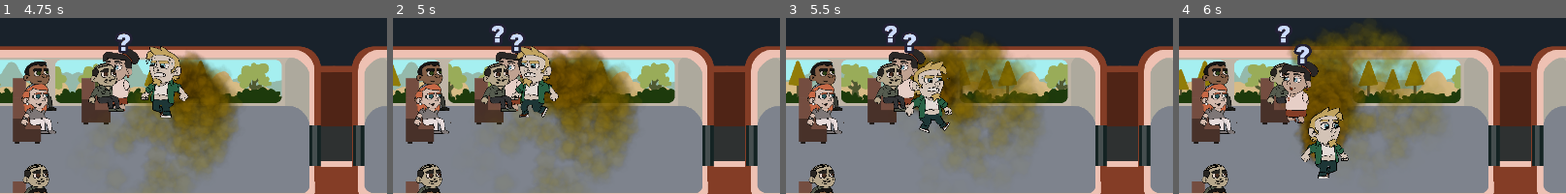
Above: before the commit, frames 1-4 (left to right).
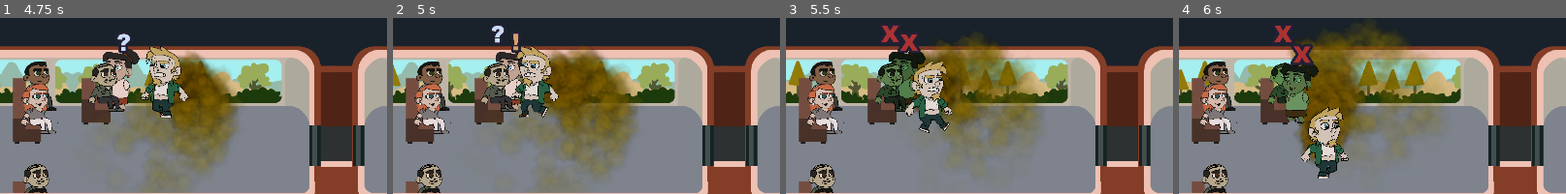
Above: after the commit, the same moments.

Repository: caiotava/Fart-Ninja
Game: Godot game, scene res://main.tscn
Two runs of this game, one before a commit and one after it. Both use one fixed random seed, a clock stepped at 60 frames per second and the inputs below. Sound files missing from this copy of the repository are replaced by a short silence.
Inputs:
- Up to frame 1 (4.75 s): tap Enter at 0.5 s; hold Right (player_right) 0.53-1.28 s; hold Space (keep) 0.53-1.28 s; hold Down (player_down) 1.28-2.03 s; tap Space (keep) at 1.35, 2.85, 4.35 s; hold Right (player_right) 2.03-2.78 s; hold Space (keep) 2.03-2.78 s; hold Up (player_up) 2.78-3.53 s; hold Space (keep) 3.53-4.28 s; hold Left (player_left) from 3.53 s (still down)
- Up to frame 2 (5 s): keep holding Left (player_left)
- Up to frame 3 (5.5 s): release Left (player_left) at 5.03 s; hold Down (player_down) from 5.03 s (still down); hold Space (keep) from 5.03 s (still down)
- Up to frame 4 (6 s): release Down (player_down) at 5.78 s; release Space (keep) at 5.78 s; hold Right (player_right) from 5.78 s (still down); tap Space (keep) at 5.85 s
The pictures show only the part of the screen within x 25-75%, y 19-68%; the shares and areas given below are measured in that part.

Frame 1 is identical in both runs. In frame 2, 0.2% of the frame differs, in the area x 30-34%, y 8-21%; in frame 3, 3.0%, in the area x 22-36%, y 4-54%; in frame 4, 2.8%.

Commit message:
feat: add passengers alert timer

Diff:
--- a/passengers/passenger.gd
+++ b/passengers/passenger.gd
@@ -16,15 +16,14 @@
 @export var pause_time_limit : float = 1.5
 @export var pause_likelihood : float = 0.1
 @export var can_stand_up : bool = false
-@export var stand_up_time : float = 1.5
-@export var game_over_time: float = 2.0
 @export var inverte_flip: bool = false
 
 @export_group("Alert Timers")
 @export var alert_question_time: float = 1.2
 @export var alert_exclamation_time: float = 1.3
-@export var alert_angry_time: float = 1.5
 @export var alert_gameover_time: float = 2
+@export var game_over_time: float = 2.0
+@export var stand_up_time : float = 1.5
 
 @onready var navigation_agent: NavigationAgent2D = $NavigationAgent2D
 @onready var animation_sprite: AnimatedSprite2D = $AnimatedSprite2D
@@ -59,6 +58,8 @@
 	timer_walking.wait_time = pause_time_limit
 	timer_stand_up.wait_time = stand_up_time
 	timer_game_over.wait_time = game_over_time
+	timer_alert_question.wait_time = alert_question_time
+	timer_alert_exclamation.wait_time = alert_exclamation_time
 
 	# Make sure to not await during _ready.
 	call_deferred("actor_setup")
--- a/passengers/passenger.tscn
+++ b/passengers/passenger.tscn
@@ -36,6 +36,9 @@
 scale = Vector2(0.28, 0.28)
 platform_floor_layers = 4294967040
 script = ExtResource("1_nd8ur")
+alert_question_time = 0.3
+alert_exclamation_time = 0.3
+alert_gameover_time = 0.5
 
 [node name="AnimatedSprite2D" type="AnimatedSprite2D" parent="."]
 position = Vector2(21.4286, -378.571)
--- a/train/carriage_base.tscn
+++ b/train/carriage_base.tscn
@@ -24,13 +24,13 @@
 [sub_resource type="NavigationPolygon" id="NavigationPolygon_gub6n"]
 vertices = PackedVector2Array(406, 791, 406, 1009, 262, 1005, 258, 314, 382, 446, 543, 446, 541, 310, 1852, 317, 1847, 1031, 562, 789, 382, 312, 566, 1002)
 polygons = Array[PackedInt32Array]([PackedInt32Array(0, 1, 2, 3, 4), PackedInt32Array(5, 6, 7, 8, 9), PackedInt32Array(3, 10, 4), PackedInt32Array(0, 4, 5, 9), PackedInt32Array(9, 8, 11)])
-outlines = Array[PackedVector2Array]([PackedVector2Array(277, 500, 314, 455, 368, 458, 375, 588, 474, 590, 469, 448, 633, 449, 633, 590, 738, 590, 1628, 457, 1691, 502, 1693, 998, 542, 994, 519, 760, 411, 760, 418, 996, 266, 1003, 274.539, 612.549, 275.034, 589.898)])
+outlines = Array[PackedVector2Array]([PackedVector2Array(277, 500, 314, 455, 368, 458, 375, 588, 474, 590, 469, 448, 633, 449, 633, 590, 738, 590, 1628, 457, 1691, 502, 1693, 998, 542, 994, 519, 760, 411, 760, 418, 996, 266, 1003)])
 source_geometry_group_name = &"navigation_polygon_source_group"
 
 [sub_resource type="RectangleShape2D" id="RectangleShape2D_lffp5"]
 size = Vector2(127.75, 152.5)
 
-[node name="Carriage" type="Node2D"]
+[node name="Carriage2" type="Node2D"]
 y_sort_enabled = true
 position = Vector2(-88, 0)
 script = ExtResource("1_yo87l")
--- a/train/carriages/carriage-01.tscn
+++ b/train/carriages/carriage-01.tscn
@@ -37,167 +37,39 @@
 
 [node name="Passenger" parent="Passengers" index="0" instance=ExtResource("3_nl3fb")]
 position = Vector2(1580, 510)
-movement_speed = 200.0
-movement_target_position = Vector2(60, 180)
-is_paused = false
-pause_time_limit = 1.5
-pause_likelihood = 0.1
-can_stand_up = false
-stand_up_time = 1.5
-game_over_time = 2.0
-inverte_flip = false
-alert_question_time = 1.2
-alert_exclamation_time = 1.3
-alert_angry_time = 1.5
-alert_gameover_time = 2.0
 
 [node name="Passenger2" parent="Passengers" index="1" instance=ExtResource("3_nl3fb")]
 position = Vector2(1580, 510)
 animation_resource = ExtResource("5_n6u1b")
-movement_speed = 200.0
-movement_target_position = Vector2(60, 180)
-is_paused = false
-pause_time_limit = 1.5
-pause_likelihood = 0.1
-can_stand_up = false
-stand_up_time = 1.5
-game_over_time = 2.0
-inverte_flip = false
-alert_question_time = 1.2
-alert_exclamation_time = 1.3
-alert_angry_time = 1.5
-alert_gameover_time = 2.0
 
 [node name="Passenger3" parent="Passengers" index="2" instance=ExtResource("3_nl3fb")]
 position = Vector2(1580, 510)
 animation_resource = ExtResource("6_666n3")
-movement_speed = 200.0
-movement_target_position = Vector2(60, 180)
-is_paused = false
-pause_time_limit = 1.5
-pause_likelihood = 0.1
-can_stand_up = false
-stand_up_time = 1.5
-game_over_time = 2.0
-inverte_flip = false
-alert_question_time = 1.2
-alert_exclamation_time = 1.3
-alert_angry_time = 1.5
-alert_gameover_time = 2.0
 
 [node name="Passenger4" parent="Passengers" index="3" instance=ExtResource("3_nl3fb")]
 position = Vector2(1580, 510)
 animation_resource = ExtResource("5_n6u1b")
-movement_speed = 200.0
-movement_target_position = Vector2(60, 180)
-is_paused = false
-pause_time_limit = 1.5
-pause_likelihood = 0.1
-can_stand_up = false
-stand_up_time = 1.5
-game_over_time = 2.0
-inverte_flip = false
-alert_question_time = 1.2
-alert_exclamation_time = 1.3
-alert_angry_time = 1.5
-alert_gameover_time = 2.0
 
 [node name="Passenger5" parent="Passengers" index="4" instance=ExtResource("3_nl3fb")]
 position = Vector2(1580, 510)
-movement_speed = 200.0
-movement_target_position = Vector2(60, 180)
-is_paused = false
-pause_time_limit = 1.5
-pause_likelihood = 0.1
-can_stand_up = false
-stand_up_time = 1.5
-game_over_time = 2.0
-inverte_flip = false
-alert_question_time = 1.2
-alert_exclamation_time = 1.3
-alert_angry_time = 1.5
-alert_gameover_time = 2.0
 
 [node name="Passenger6" parent="Passengers" index="5" instance=ExtResource("3_nl3fb")]
 position = Vector2(1580, 510)
 animation_resource = ExtResource("5_n6u1b")
-movement_speed = 200.0
-movement_target_position = Vector2(60, 180)
-is_paused = false
-pause_time_limit = 1.5
-pause_likelihood = 0.1
-can_stand_up = false
-stand_up_time = 1.5
-game_over_time = 2.0
-inverte_flip = false
-alert_question_time = 1.2
-alert_exclamation_time = 1.3
-alert_angry_time = 1.5
-alert_gameover_time = 2.0
 
 [node name="Passenger7" parent="Passengers" index="6" instance=ExtResource("3_nl3fb")]
 position = Vector2(1580, 510)
 animation_resource = ExtResource("5_n6u1b")
-movement_speed = 200.0
-movement_target_position = Vector2(60, 180)
-is_paused = false
-pause_time_limit = 1.5
-pause_likelihood = 0.1
-can_stand_up = false
-stand_up_time = 1.5
-game_over_time = 2.0
-inverte_flip = false
-alert_question_time = 1.2
-alert_exclamation_time = 1.3
-alert_angry_time = 1.5
-alert_gameover_time = 2.0
 
 [node name="Passenger8" parent="Passengers" index="7" instance=ExtResource("3_nl3fb")]
 position = Vector2(1580, 510)
 animation_resource = ExtResource("6_666n3")
-movement_speed = 200.0
-movement_target_position = Vector2(60, 180)
-is_paused = false
-pause_time_limit = 1.5
-pause_likelihood = 0.1
-can_stand_up = false
-stand_up_time = 1.5
-game_over_time = 2.0
-inverte_flip = false
-alert_question_time = 1.2
-alert_exclamation_time = 1.3
-alert_angry_time = 1.5
-alert_gameover_time = 2.0
 
 [node name="Passenger9" parent="Passengers" index="8" instance=ExtResource("3_nl3fb")]
 position = Vector2(1580, 510)
-movement_speed = 200.0
-movement_target_position = Vector2(60, 180)
-is_paused = false
-pause_time_limit = 1.5
-pause_likelihood = 0.1
-can_stand_up = false
-stand_up_time = 1.5
-game_over_time = 2.0
-inverte_flip = false
-alert_question_time = 1.2
-alert_exclamation_time = 1.3
-alert_angry_time = 1.5
-alert_gameover_time = 2.0
 
 [node name="TrainWard" parent="Passengers" index="9" instance=ExtResource("3_nl3fb")]
 position = Vector2(1580, 510)
 animation_resource = ExtResource("7_8dck6")
 movement_speed = 120.0
-movement_target_position = Vector2(60, 180)
-is_paused = false
 pause_time_limit = 2.5
-pause_likelihood = 0.1
-can_stand_up = false
-stand_up_time = 1.5
-game_over_time = 2.0
-inverte_flip = false
-alert_question_time = 1.2
-alert_exclamation_time = 1.3
-alert_angry_time = 1.5
-alert_gameover_time = 2.0
--- a/train/carriages/carriage-02.tscn
+++ b/train/carriages/carriage-02.tscn
@@ -22,8 +22,9 @@
 position = Vector2(819, 248)
 available_spaces = [null, null]
 
-[node name="Seat3" parent="Seats/Top" index="2" instance=ExtResource("3_8rjta")]
+[node name="Seat3" parent="Seats/Top" index="2" node_paths=PackedStringArray("available_spaces") instance=ExtResource("3_8rjta")]
 position = Vector2(1064, 247)
+available_spaces = [null]
 
 [node name="Seat" parent="Seats/Bottom" index="0" node_paths=PackedStringArray("available_spaces") instance=ExtResource("2_631d8")]
 z_index = 1
